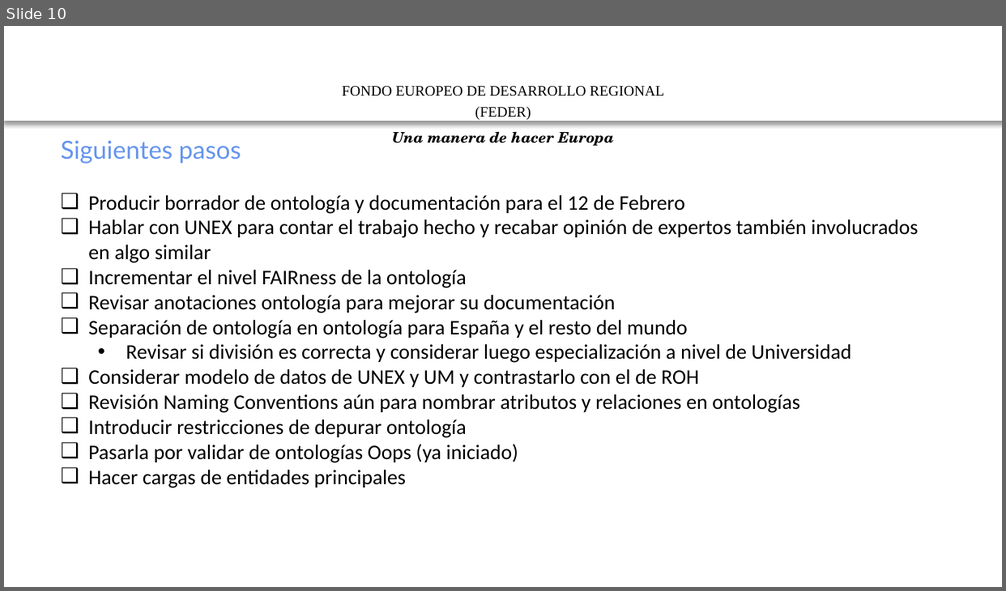
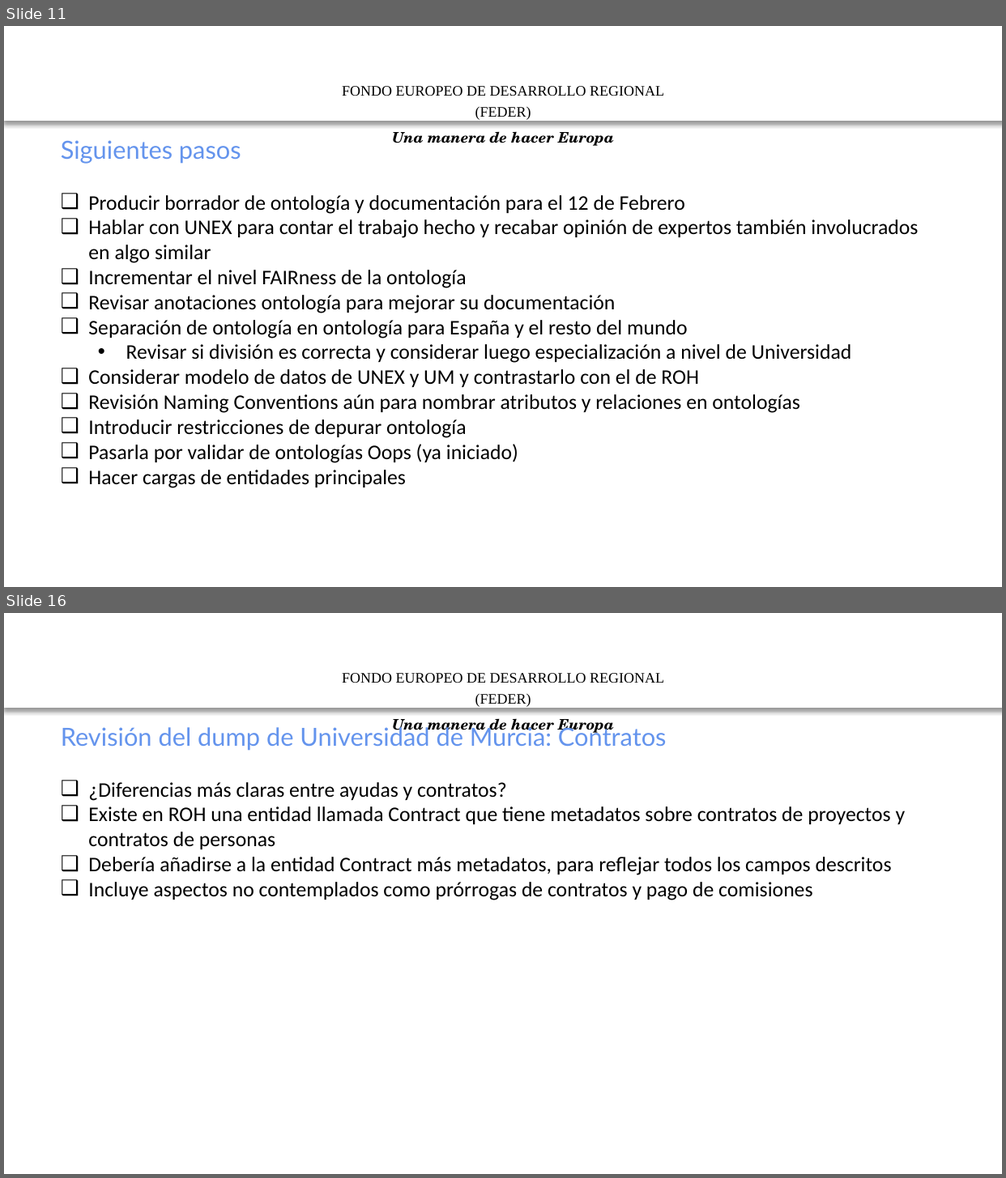
Before and after one commit to mpuerta004/GnossDeustoOnto, a slide deck: 20200109 HERCULES ASIO -ROH-Validación.pptx. Shown one above the other, each under a label of ours: slide 10 before the commit, slides 11 and 16 after it; the slides between them are not shown. The pictures are 1006x591 and 1006x1178 pixels, drawn with LibreOffice and Linux fonts; fonts in the diff are those of the drawing; background and template pictures are left out. Boxes give left, top, right and bottom in pixels: in the first picture for what was removed or moved away, otherwise in the second. Text is boxed around its words. In the diff, an @@ line names an element or a change of style, - is before the commit and + after.

```diff
--- a/20200109 HERCULES ASIO -ROH-Validación.pptx
+++ b/20200109 HERCULES ASIO -ROH-Validación.pptx
@@ slide 16 added at box(4, 613, 1002, 1174), background #FFFFFF; not listed: 2 template elements that a slide beside it also shows @@
@@ text added at box(61, 724, 906, 901), 20 pt, text #000000 @@
+Revisión del dump de Universidad de Murcia: Contratos
+❑ ¿Diferencias más claras entre ayudas y contratos?
+❑ Existe en ROH una entidad llamada Contract que tiene metadatos sobre contratos de proyectos y contratos de personas
+❑ Debería añadirse a la entidad Contract más metadatos, para reflejar todos los campos descritos
+❑ Incluye aspectos no contemplados como prórrogas de contratos y pago de comisiones
@@ what was slide 10 is now slide 11 @@
```
Also in this commit, not shown: 1 slide changed, 11 other slides added, 1 other file.
